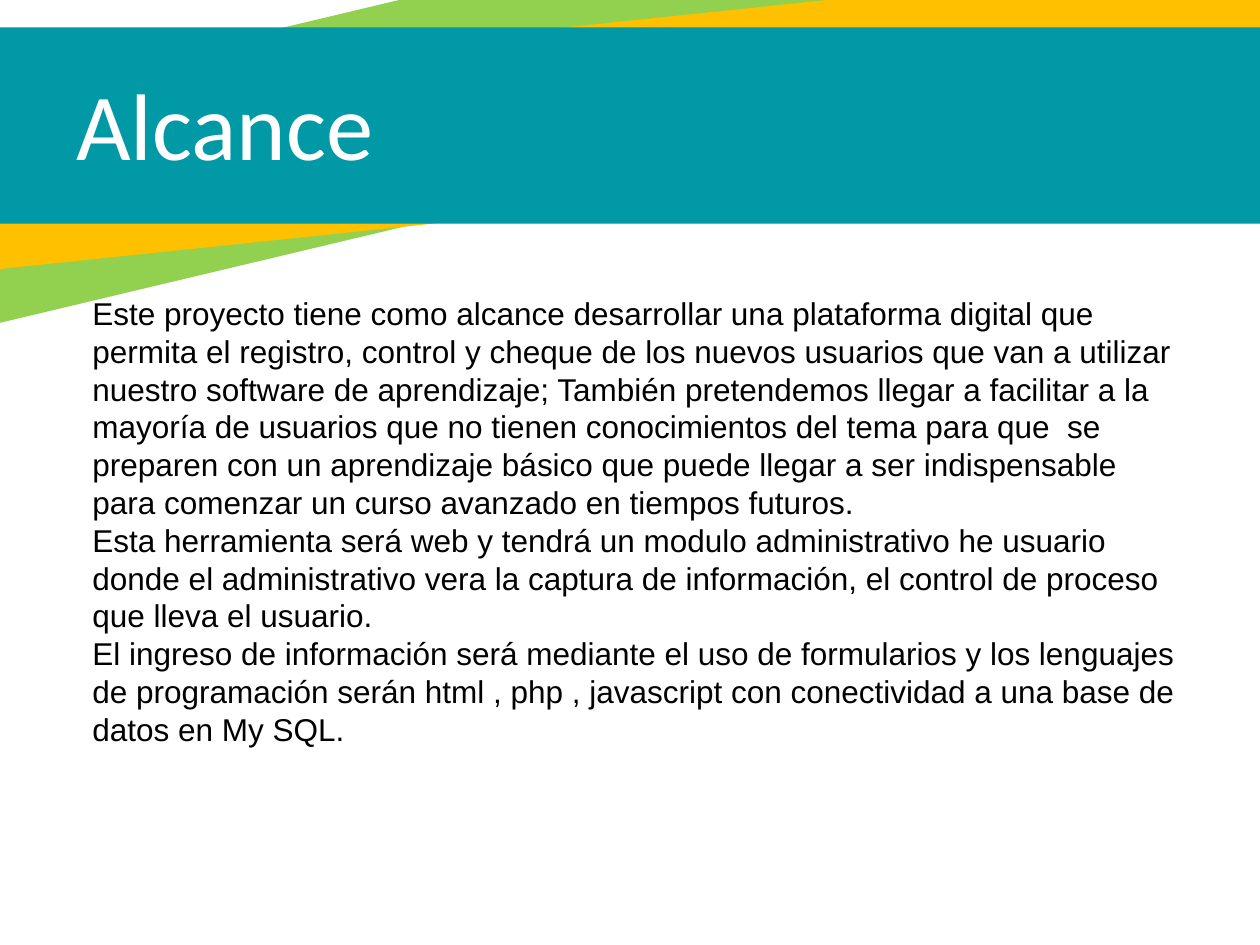
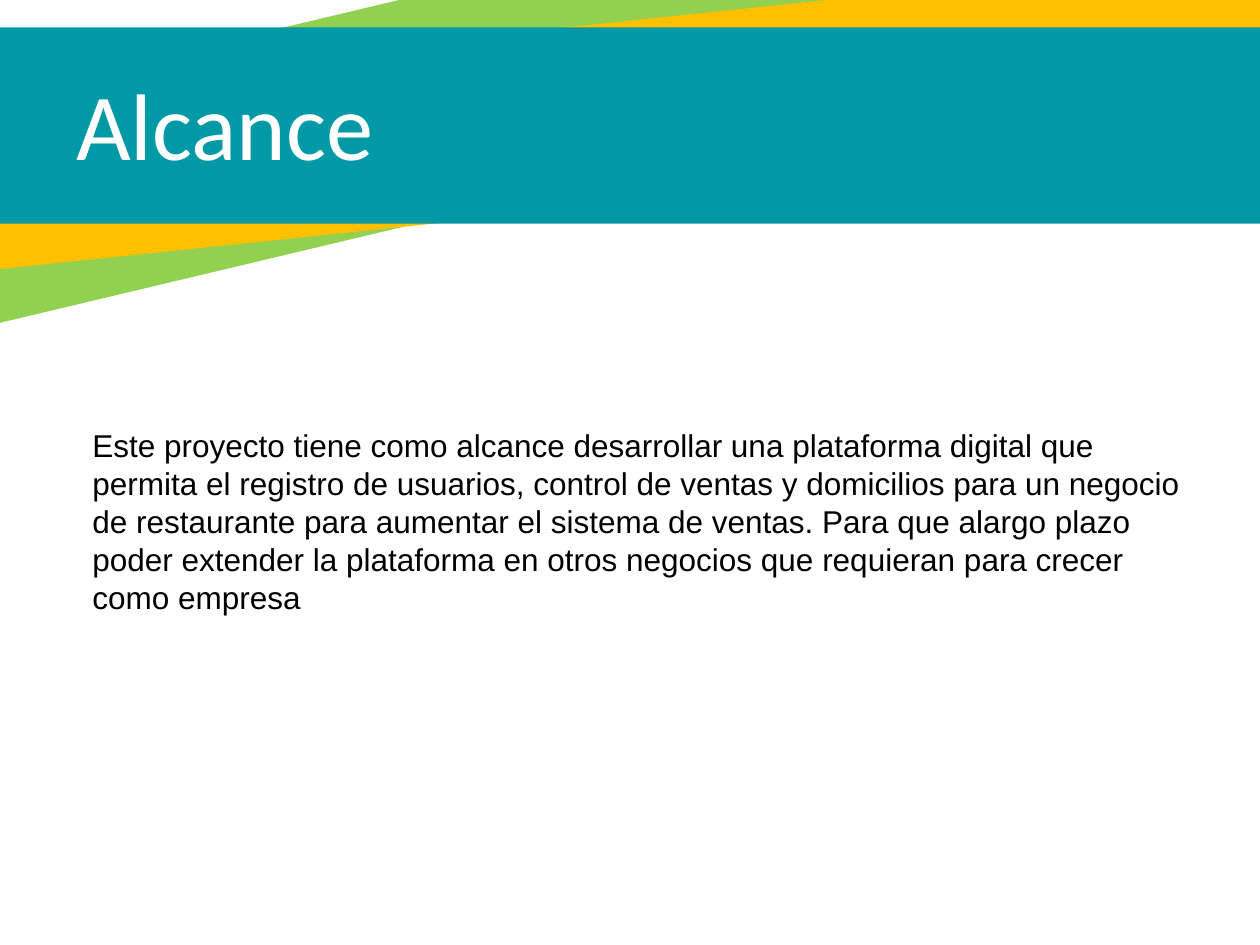
Before and after one commit to Meer2000/MMJK, a slide deck: slide 10 of Plantila-Presentacion-SENA___ (3).pptx. Drawn at 1260x945 pixels with LibreOffice and Linux fonts; fonts in the diff are those of the drawing. Boxes give left, top, right and bottom in pixels: in the first picture for what was removed or moved away, otherwise in the second. Text is boxed around its words. In the diff, an @@ line names an element or a change of style, - is before the commit and + after.

```diff
--- a/Plantila-Presentacion-SENA___ (3).pptx
+++ b/Plantila-Presentacion-SENA___ (3).pptx
@@ text at [92,434,1179,615]: text changed @@
-Este proyecto tiene como alcance desarrollar una plataforma digital que permita el registro, control y cheque de los nuevos usuarios que van a utilizar nuestro software de aprendizaje; También pretendemos llegar a facilitar a la mayoría de usuarios que no tienen conocimientos del tema para que se preparen con un aprendizaje básico que puede llegar a ser indispensable para comenzar un curso avanzado en tiempos futuros.
-Esta herramienta será web y tendrá un modulo administrativo he usuario donde el administrativo vera la captura de información, el control de proceso que lleva el usuario.
-El ingreso de información será mediante el uso de formularios y los lenguajes de programación serán html , php , javascript con conectividad a una base de datos en My SQL.
+Este proyecto tiene como alcance desarrollar una plataforma digital que permita el registro de usuarios, control de ventas y domicilios para un negocio de restaurante para aumentar el sistema de ventas. Para que alargo plazo poder extender la plataforma en otros negocios que requieran para crecer como empresa
```
Also in this commit, not shown: 2 other slides changed, 1 other file.
